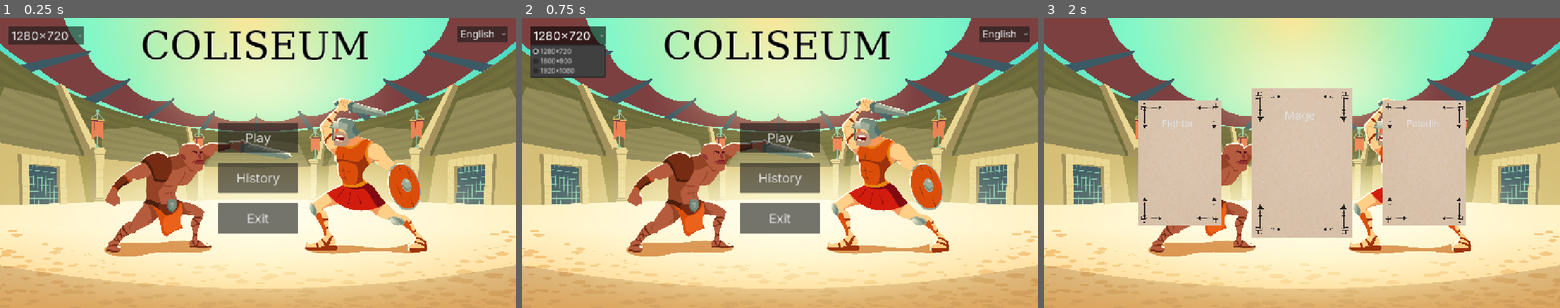
Above: before the commit, frames 1-3 (left to right).
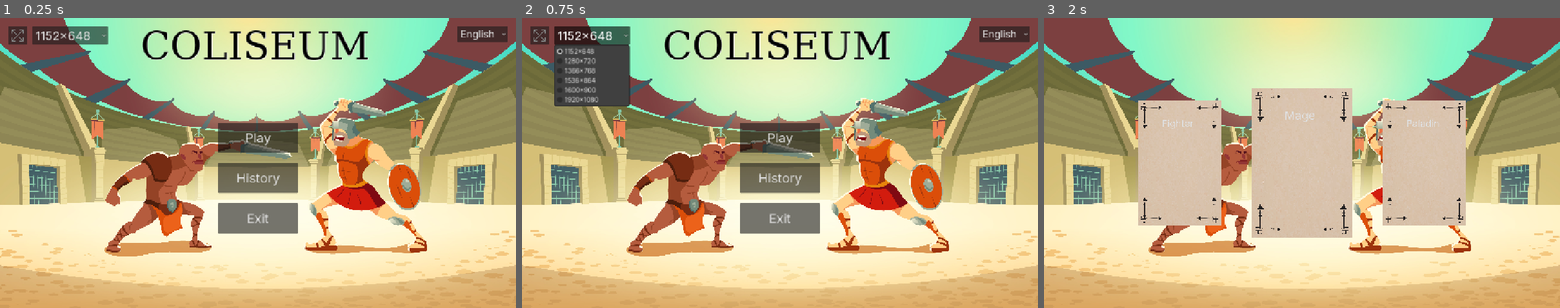
Above: after the commit, the same moments.

Repository: ChrisNGDC/cards_combat_game
Game: Godot game, scene res://escenes/main_menu.tscn
The game is run twice, just before and just after one commit, with the same random seed, the same clock (stepped at 60 frames per second) and the same inputs.
Inputs:
- Up to frame 1 (0.25 s): no input
- Up to frame 2 (0.75 s): click "1280x720" (after the commit: "1152x648") at 0.5 s
- Up to frame 3 (2 s): click "Play" at 1.25 s

The runs differ from the first frame. In frame 1, 0.6% of the frame differs, in the area x 2-21%, y 2-10%; in frame 2, 3.4%, in the area x 1-21%, y 2-31%; in frame 3, nothing differs.

Commit message:
build: Add fullscreen toggle functionality and update resolution options

Diff:
--- a/escenes/main_menu.tscn
+++ b/escenes/main_menu.tscn
@@ -3,6 +3,7 @@
 [ext_resource type="Texture2D" uid="uid://c8q8skgbe4lnf" path="res://images/main-menu.jpg" id="1_nfhie"]
 [ext_resource type="Script" uid="uid://c0nc6qaehdj66" path="res://scripts/MainMenu/menu_options.gd" id="2_ofhy1"]
 [ext_resource type="Theme" uid="uid://c4u10tupcw13s" path="res://resources/main_theme.tres" id="2_qernj"]
+[ext_resource type="Texture2D" uid="uid://cspyd2gh0wc4l" path="res://images/fullscreen.png" id="4_jpqaq"]
 
 [sub_resource type="GDScript" id="GDScript_ofhy1"]
 
@@ -207,6 +208,12 @@
 cache/0/96/0/underline_thickness = 0.0
 cache/0/96/0/scale = 1.0
 
+[sub_resource type="StyleBoxFlat" id="StyleBoxFlat_jpqaq"]
+bg_color = Color(0, 0, 0, 0.5019608)
+
+[sub_resource type="StyleBoxFlat" id="StyleBoxFlat_7yixx"]
+bg_color = Color(0.225, 0.225, 0.225, 0.6)
+
 [node name="MainMenu" type="Node2D" unique_id=718942201]
 script = SubResource("GDScript_ofhy1")
 
@@ -274,9 +281,9 @@
 
 [node name="ResolutionButton" type="OptionButton" parent="MenuOptions" unique_id=2064373700]
 layout_mode = 0
-offset_left = -620.0
+offset_left = -560.0
 offset_top = -340.0
-offset_right = -499.0
+offset_right = -439.0
 offset_bottom = -293.0
 theme = ExtResource("2_qernj")
 theme_override_font_sizes/font_size = 30
@@ -294,6 +301,26 @@
 popup/item_1/text = "Español"
 popup/item_1/id = 1
 
+[node name="FullscreenButton" type="Button" parent="MenuOptions" unique_id=536202460]
+custom_minimum_size = Vector2(47, 47)
+layout_mode = 0
+offset_left = -620.0
+offset_top = -340.0
+offset_right = -573.0
+offset_bottom = -293.0
+focus_mode = 0
+theme = ExtResource("2_qernj")
+theme_override_colors/icon_normal_color = Color(0.5019608, 0.5019608, 0.5019608, 1)
+theme_override_colors/icon_pressed_color = Color(1, 1, 1, 1)
+theme_override_colors/icon_hover_color = Color(1, 1, 1, 1)
+theme_override_colors/icon_hover_pressed_color = Color(0.5019608, 0.5019608, 0.5019608, 1)
+theme_override_icons/icon = ExtResource("4_jpqaq")
+theme_override_styles/pressed = SubResource("StyleBoxFlat_jpqaq")
+theme_override_styles/hover_pressed = SubResource("StyleBoxFlat_7yixx")
+toggle_mode = true
+icon_alignment = 1
+expand_icon = true
+
 [connection signal="pressed" from="MenuOptions/Play" to="MenuOptions" method="_on_play_pressed"]
 [connection signal="pressed" from="MenuOptions/Exit" to="MenuOptions" method="_on_exit_pressed"]
 [connection signal="pressed" from="MenuOptions/History" to="MenuOptions" method="_on_history_pressed"]
--- a/scripts/MainMenu/menu_options.gd
+++ b/scripts/MainMenu/menu_options.gd
@@ -1,26 +1,36 @@
 extends Control
 
-@onready var continue_button: Button = $Continue
 @onready var res_button = $ResolutionButton
 @onready var lang_button = $LanguageButton
+@onready var fullscreen_button = $FullscreenButton
+
 
 var resolutions: Dictionary = {
+	"1152x648": Vector2i(1152, 648),
 	"1280x720": Vector2i(1280, 720),
+	"1366x768": Vector2i(1366, 768),
+	"1536x864": Vector2i(1536, 864),
 	"1600x900": Vector2i(1600, 900),
-	"1920x1080": Vector2i(1920, 1080),
+	"1920x1080": Vector2i(1920, 1080)
 }
 
 
 func _ready():
 	_fill_resolution_options()
+	var is_full = (DisplayServer.window_get_mode() == DisplayServer.WINDOW_MODE_FULLSCREEN)
 	var current_locale = TranslationServer.get_locale()
+
 	if current_locale.begins_with("es"):
 		lang_button.selected = 1
 	else:
 		lang_button.selected = 0
 
+	fullscreen_button.button_pressed = is_full
+	res_button.disabled = is_full
+
 	res_button.item_selected.connect(_on_resolution_selected)
 	lang_button.item_selected.connect(_on_language_selected)
+	fullscreen_button.toggled.connect(_on_fullscreen_toggled)
 
 
 func _fill_resolution_options():
@@ -39,9 +49,13 @@
 	var target_size = resolutions[selected_res_text]
 
 	DisplayServer.window_set_size(target_size)
-	var screen_center = DisplayServer.screen_get_position() + (DisplayServer.screen_get_size() / 2)
+	var screen_center = DisplayServer.screen_get_position() + Vector2i(DisplayServer.screen_get_size() / 2.0)
 	DisplayServer.window_set_position(screen_center - (target_size / 2))
 	ConfigManager.save_resolution(target_size.x, target_size.y)
+
+func _on_fullscreen_toggled(is_pressed: bool):
+	ConfigManager.save_fullscreen(is_pressed)
+	res_button.disabled = is_pressed
 
 
 func _process(_delta: float) -> void:
--- a/scripts/config_manager.gd
+++ b/scripts/config_manager.gd
@@ -13,6 +13,17 @@
 	config.set_value("video", "height", height)
 	config.save(SETTINGS_PATH)
 
+func save_fullscreen(is_full: bool):
+	config.set_value("video", "fullscreen", is_full)
+	config.save(SETTINGS_PATH)
+	apply_fullscreen(is_full)
+
+func apply_fullscreen(is_full: bool):
+	if is_full:
+		DisplayServer.window_set_mode(DisplayServer.WINDOW_MODE_FULLSCREEN)
+	else:
+		DisplayServer.window_set_mode(DisplayServer.WINDOW_MODE_WINDOWED)
+
 
 func load_settings():
 	var err = config.load(SETTINGS_PATH)
@@ -20,12 +31,15 @@
 	if err != OK:
 		return
 
-	var w = config.get_value("video", "width", 640)
-	var h = config.get_value("video", "height", 480)
+	var w = config.get_value("video", "width", 1280)
+	var h = config.get_value("video", "height", 720)
 
 	DisplayServer.window_set_size(Vector2i(w, h))
-	var screen_center = DisplayServer.screen_get_position() + (DisplayServer.screen_get_size() / 2)
-	DisplayServer.window_set_position(screen_center - (Vector2i(w, h) / 2))
+	var screen_center = DisplayServer.screen_get_position() + Vector2i(DisplayServer.screen_get_size() / 2.0)
+	DisplayServer.window_set_position(screen_center - Vector2i(Vector2(w, h) / 2.0))
+
+	var is_full = config.get_value("video", "fullscreen", false)
+	apply_fullscreen(is_full)
 
 	var lang = config.get_value("general", "language", "es")
 	TranslationServer.set_locale(lang)
Binary file added: images/fullscreen.png
Not shown, added: images/fullscreen.png.import
